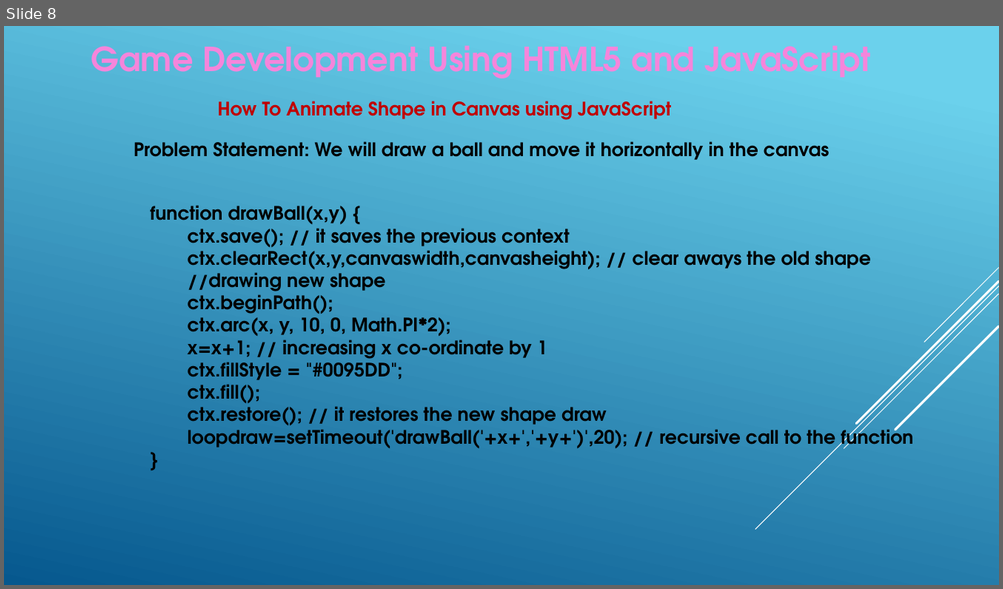
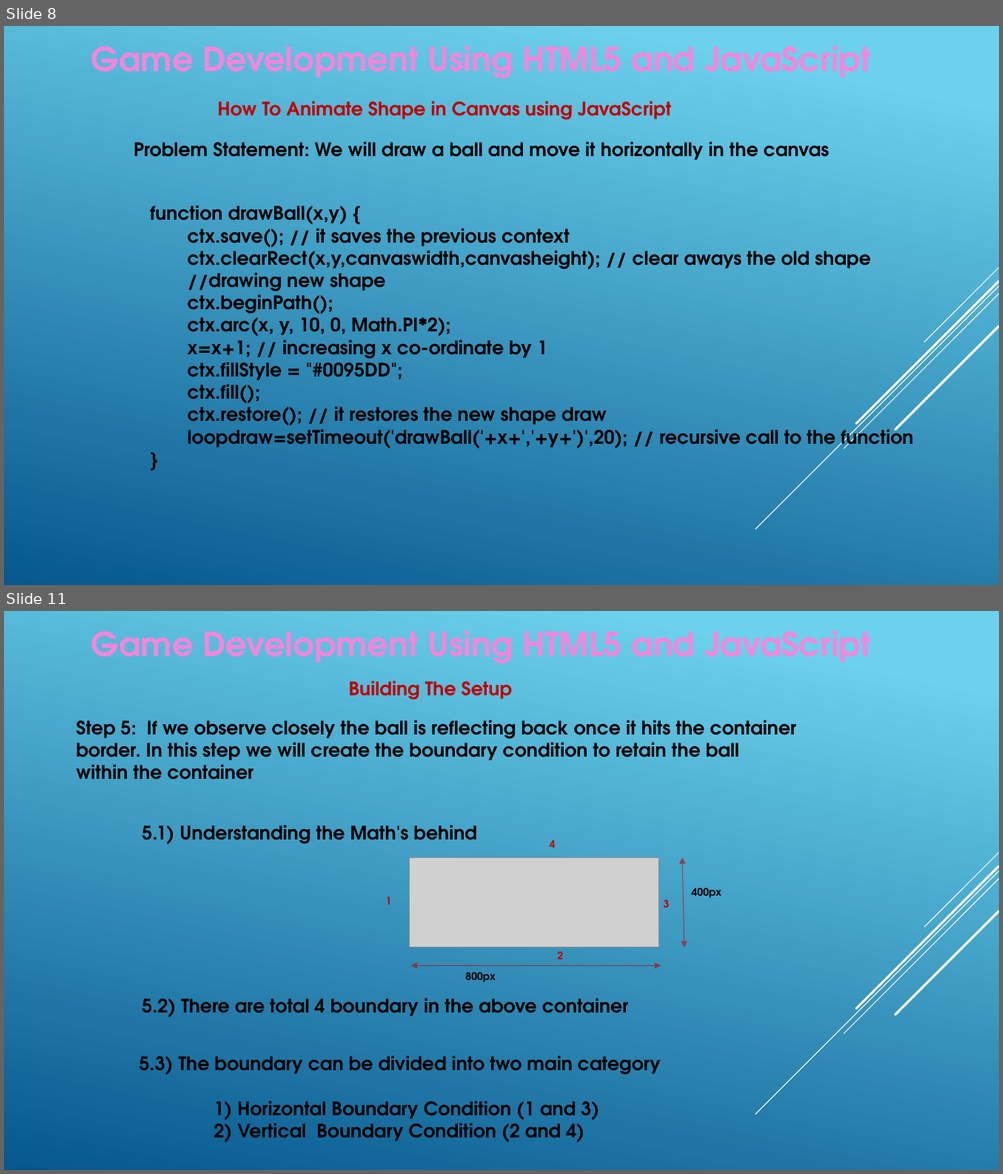
Before and after one commit to alok001/GameDevelopmentJS, a slide deck: GameDevelopment_Session.pptx. Shown one above the other, each under a label of ours: slide 8 before the commit, slides 8 and 11 after it; the slides between them are not shown. The pictures are 1003x589 and 1003x1174 pixels, drawn with LibreOffice and Linux fonts; fonts in the diff are those of the drawing; grey boxes stand for pictures. Boxes give left, top, right and bottom in pixels: in the first picture for what was removed or moved away, otherwise in the second. Text is boxed around its words. In the diff, an @@ line names an element or a change of style, - is before the commit and + after.

Commit message:
latest game is here

```diff
--- a/GameDevelopment_Session.pptx
+++ b/GameDevelopment_Session.pptx
@@ slide 11 added at bbox=[4, 611, 999, 1170], background gradient #6ED2EB to #06588E; not listed: 5 template elements that a slide beside it also shows @@
@@ text added at bbox=[91, 630, 871, 664], 32 pt, text #F585DB, bold @@
+Game Development Using HTML5 and JavaScript
@@ text added at bbox=[349, 681, 512, 700], 18 pt, text #C00000, bold @@
+Building The Setup
@@ text added at bbox=[76, 720, 797, 780], 18 pt, text #000000, bold @@
+Step 5: If we observe closely the ball is reflecting back once it hits the container border. In this step we will create the boundary condition to retain the ball within the container
@@ text added at bbox=[142, 825, 477, 844], 18 pt, text #000000, bold @@
+5.1) Understanding the Math's behind
@@ text added at bbox=[549, 840, 555, 848], 10 pt, text #C00000, bold @@
+4
@@ picture added at bbox=[409, 858, 659, 948] @@
@@ double arrow added from (683, 858) to (685, 948), #C00000 0.75 pt @@
@@ text added at bbox=[386, 897, 392, 905], 10 pt, text #C00000, bold @@
+1
@@ text added at bbox=[691, 888, 721, 898], 10 pt, text #000000, bold @@
+400px
@@ text added at bbox=[663, 900, 669, 908], 10 pt, text #C00000, bold @@
+3
@@ text added at bbox=[557, 951, 563, 960], 10 pt, text #C00000, bold @@
+2
@@ double arrow added from (412, 966) to (660, 966), #C00000 0.75 pt @@
@@ text added at bbox=[465, 972, 495, 982], 10 pt, text #000000, bold @@
+800px
@@ text added at bbox=[142, 998, 629, 1017], 18 pt, text #000000, bold @@
+5.2) There are total 4 boundary in the above container
@@ text added at bbox=[139, 1056, 660, 1142], 18 pt, text #000000, bold @@
+5.3) The boundary can be divided into two main category
+1) Horizontal Boundary Condition (1 and 3)
+2) Vertical Boundary Condition (2 and 4)
```
Also in this commit, not shown: 1 slide changed, 11 other slides added.
